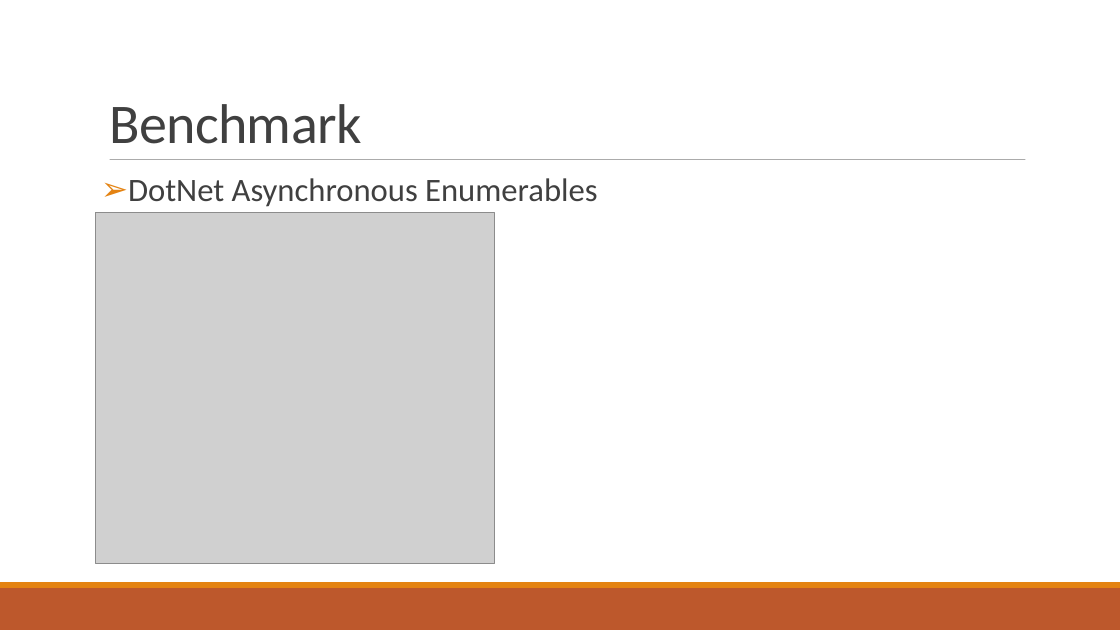
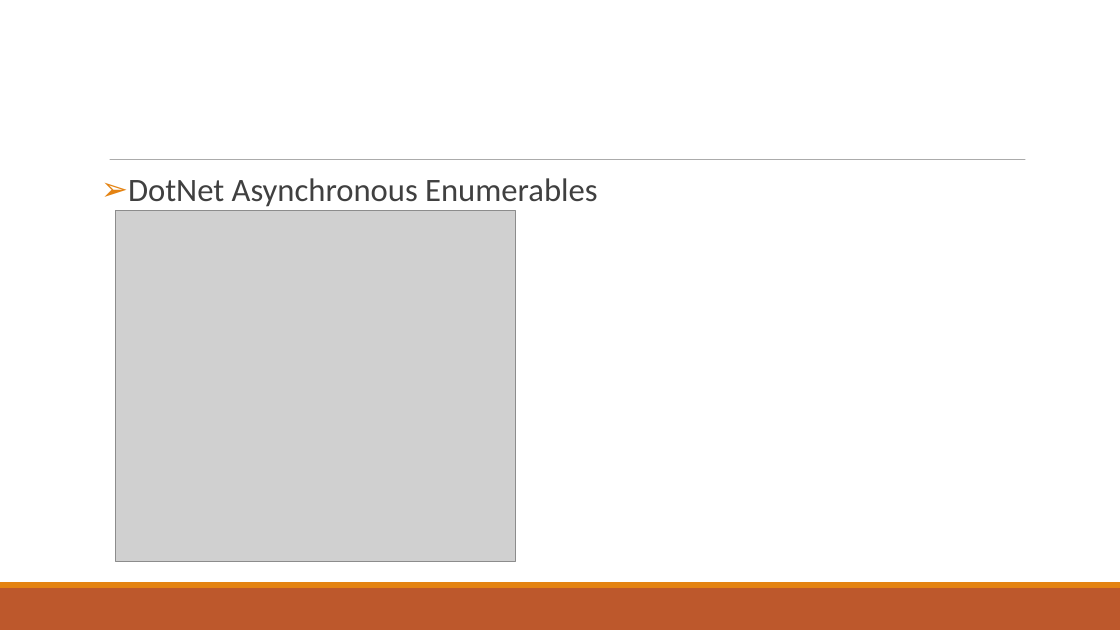
Before and after one commit to isel-sw-projects/2021-asyncio-pipelines, a slide deck: slide 6 of From asynchronous IO to reactive stream pipelines.ppt.odp. Drawn at 1120x630 pixels with LibreOffice and Linux fonts; fonts in the diff are those of the drawing; grey boxes stand for pictures. Boxes give left, top, right and bottom in pixels: in the first picture for what was removed or moved away, otherwise in the second. Text is boxed around its words. In the diff, an @@ line names an element or a change of style, - is before the commit and + after.

```diff
--- a/From asynchronous IO to reactive stream pipelines.ppt.odp
+++ b/From asynchronous IO to reactive stream pipelines.ppt.odp
@@ title removed at [109,104,361,144] @@
-Benchmark
@@ picture: place and size @@
-picture at [95,213,495,563]
+picture at [115,211,515,561]
```
Also in this commit, not shown: 3 other slides changed, 1 slide added, 1 slide removed, 1 other file.
